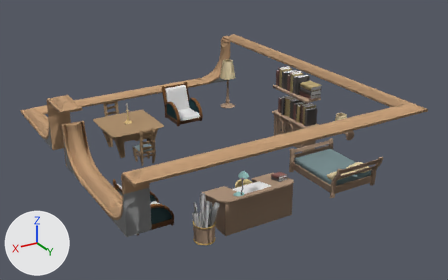
Two versions of the glTF model www/models/iso_scenes/9.glb, one commit apart.
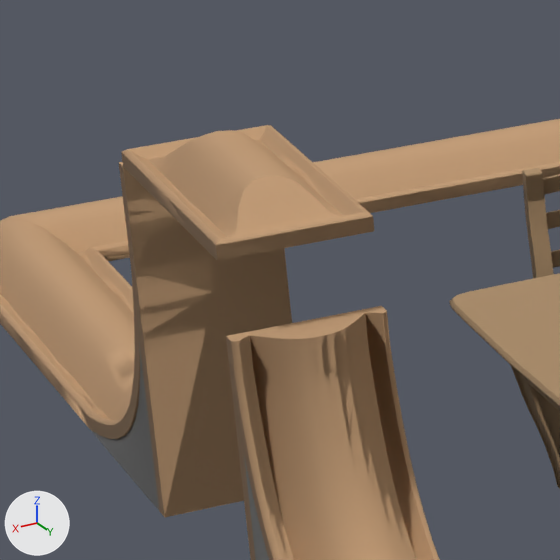
Each version is shown whole from a 50 mm lens placed at (20.94, 18.45, 15.16), pointed at (6.19, -6.13, 2.87), then close up on the part from 7% to 24% of the width and 28% to 56% of the height. The lights are fixed; the arrows at lower left show +X, +Y and +Z. Where no turn or scale is listed for an object, it has been applied to the vertices. Vertices at the same position are counted once.

The first close-up shows 'colored'.
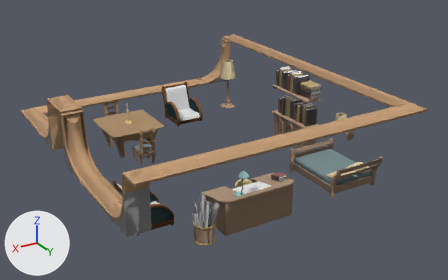
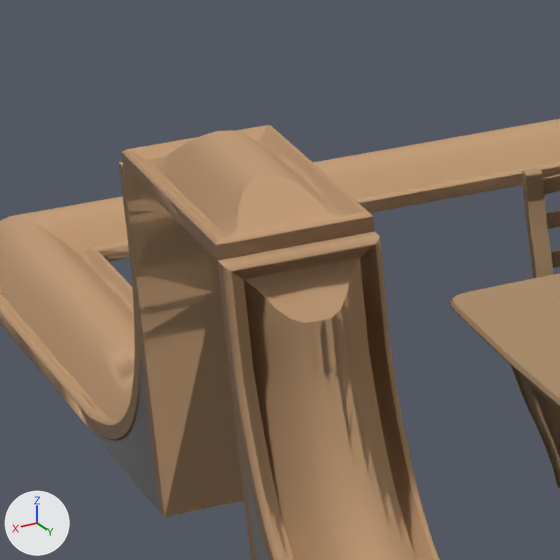
The edits, one by one:
me_mesh_0 is used by ob_colored; location (0.0, 0.0, 0.0).
me_mesh_0 had 22014 vertices, 45147 faces and spanned x 0.0..14.0, y -15.0..1.0, z 1.5..5.8.
me_mesh_0 now has 22134 vertices, 45420 faces and spans x 0.0..14.0, y -15.0..1.0, z 1.5..5.8.
me_mesh_0 part 1: 120 vertices added at x 13.0..14.0, y -7.0..-6.7, z 5.0..5.5.

Pixel boxes (x1, y1, x2, y2) of what changed, in the close-ups (560 x 560 px):
part 1 of me_mesh_0, added (brown): after (218, 231, 387, 341)
